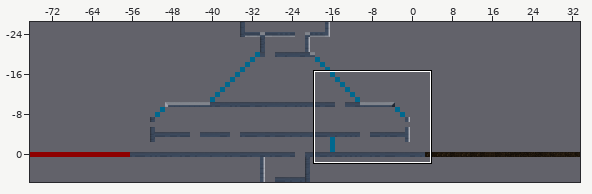
Tiled map (JSON): Testroom/levels/Mission01_scene03.json. Above, an overview of the earlier version with the close-up marked.
Close-up. As it was:
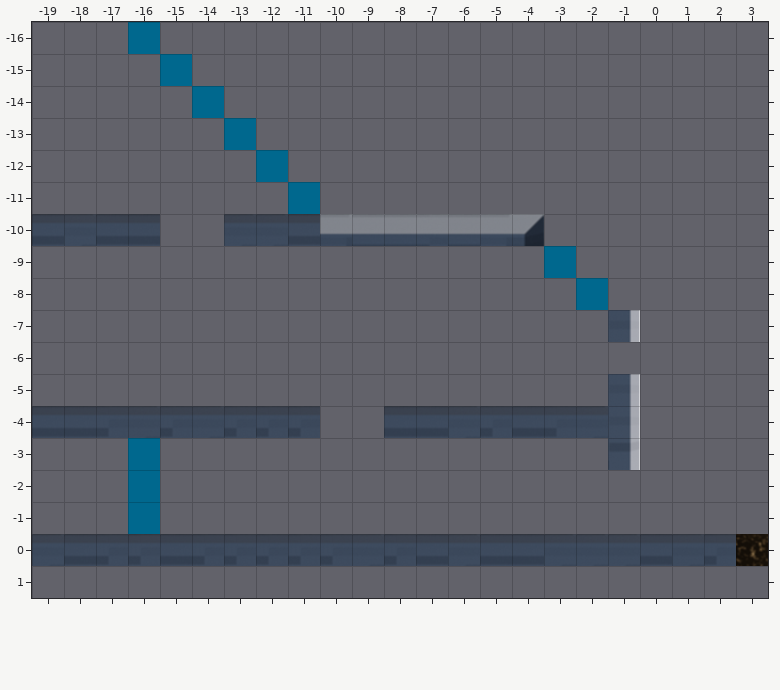
Cells are 128x128 px. Shown: x -19..3, y -16..1. The commit also changed other parts of the map, which this record leaves out.
The same view after the edit:
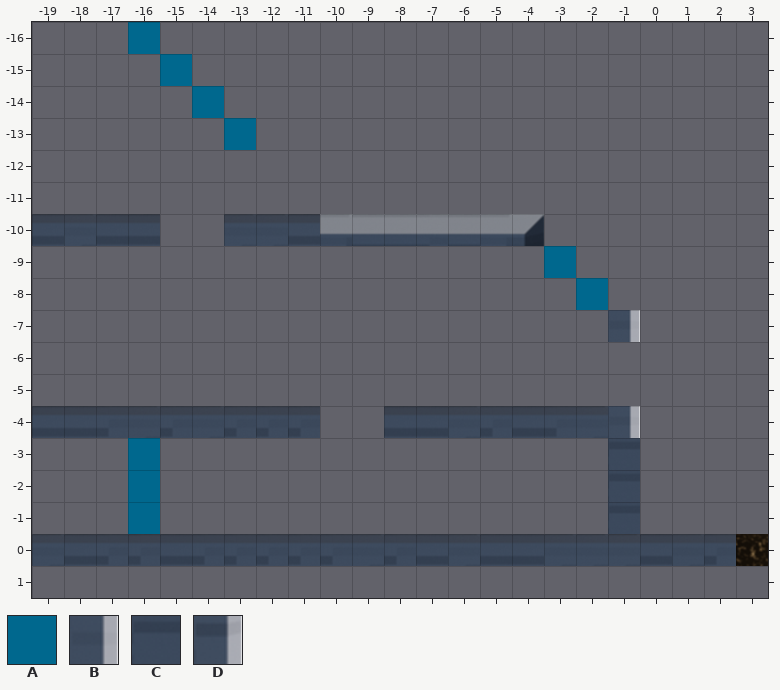
Key: from "Tileset_testroom": A 25, B 306, C 308, D 331.
_ is an empty cell.
The exact change:
Layer "Walls":
y -12: x -12 A -> _
y -11: x -11 A -> _
y -5: x -1 B -> _
y -3: x -1 D -> C
y -2..-1: x -1 _ -> C
Pixel boxes of the changes (left, top, right, bottom) in both close-ups:
removed: (256, 150, 320, 214)
removed: (608, 374, 640, 406)
changed: (608, 438, 640, 534)
